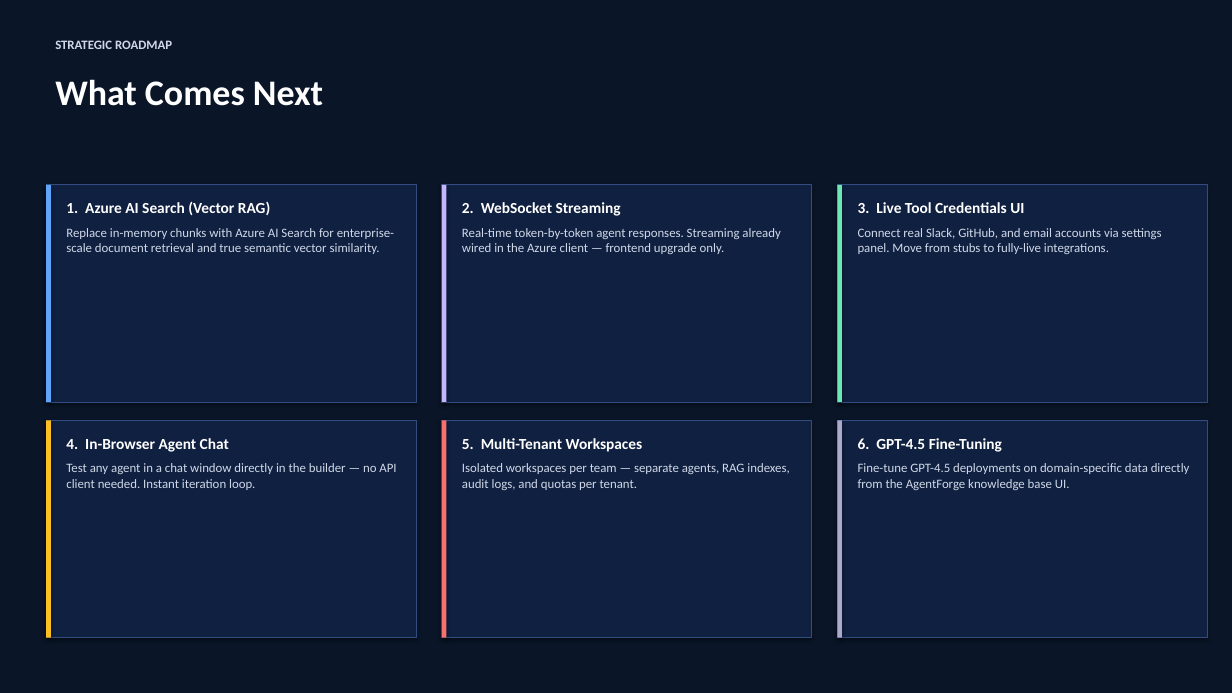
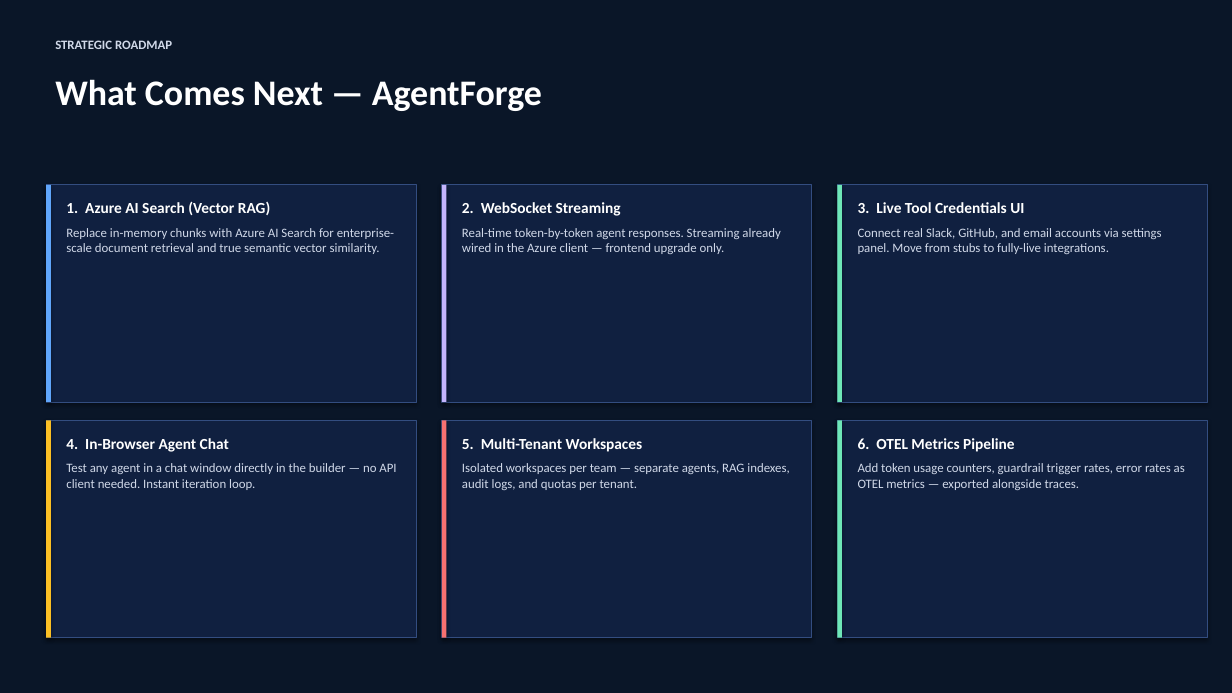
Before and after one commit to nsureshmanikandan/AgentForge, a slide deck: slide 17 of docs/AgentForge-PresentationV1.0.pptx (slide 15 before the commit). Drawn at 1232x693 pixels with LibreOffice and Linux fonts; fonts in the diff are those of the drawing. Boxes give left, top, right and bottom in pixels: in the first picture for what was removed or moved away, otherwise in the second. Text is boxed around its words. In the diff, an @@ line names an element or a change of style, - is before the commit and + after.

```diff
--- a/docs/AgentForge-PresentationV1.0.pptx
+++ b/docs/AgentForge-PresentationV1.0.pptx
@@ text at (55, 79, 542, 111): text changed @@
-What Comes Next
+What Comes Next — AgentForge
@@ rectangle at (837, 421, 842, 638): fill #AAAACC to #6EE7B7 @@
@@ text at (858, 438, 1014, 452): text changed @@
-6. GPT-4.5 Fine-Tuning
+6. OTEL Metrics Pipeline
@@ text at (858, 463, 1185, 490): text changed @@
-Fine-tune GPT-4.5 deployments on domain-specific data directly from the AgentForge knowledge base UI.
+Add token usage counters, guardrail trigger rates, error rates as OTEL metrics — exported alongside traces.
```
Also in this commit, not shown: 2 other slides changed, 2 slides added, 2 other files.
